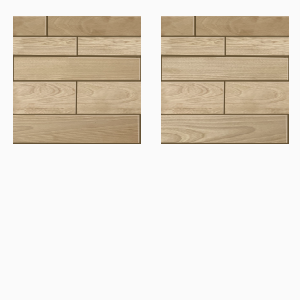
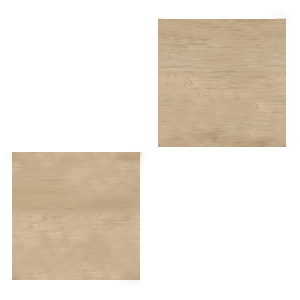
Two versions of the same layered image (300 × 300). Layer-by-layer changes:
renamed "Слой 10" to "Слой 17", painted on it over left=124, top=5, right=300, bottom=167
removed layer "Слой 9" over left=13, top=16, right=141, bottom=144
added layer "Слой 15" above "Слой 1" over left=1, top=150, right=150, bottom=287
hid "Слой 1" over left=0, top=0, right=300, bottom=300
